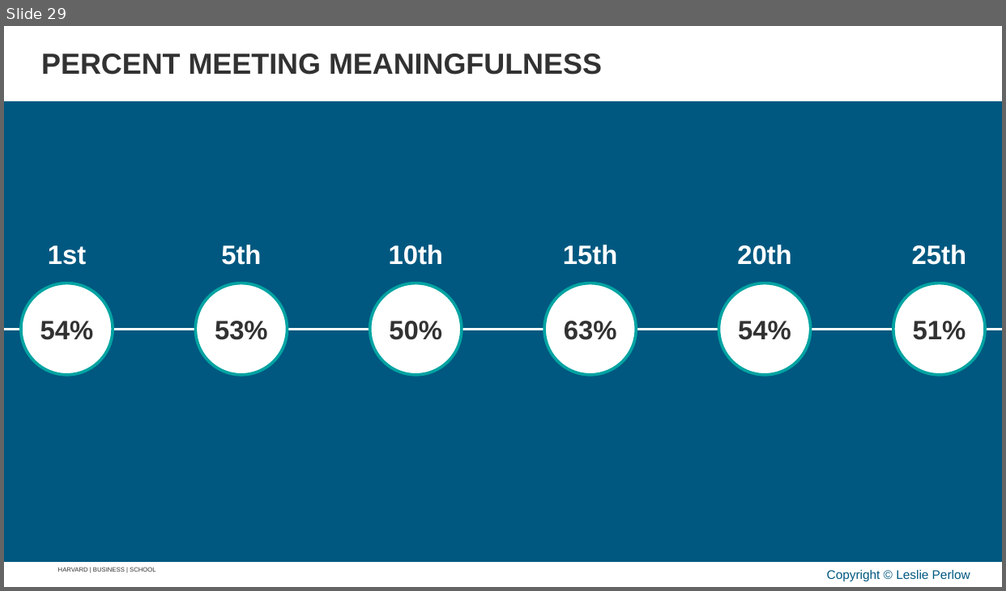
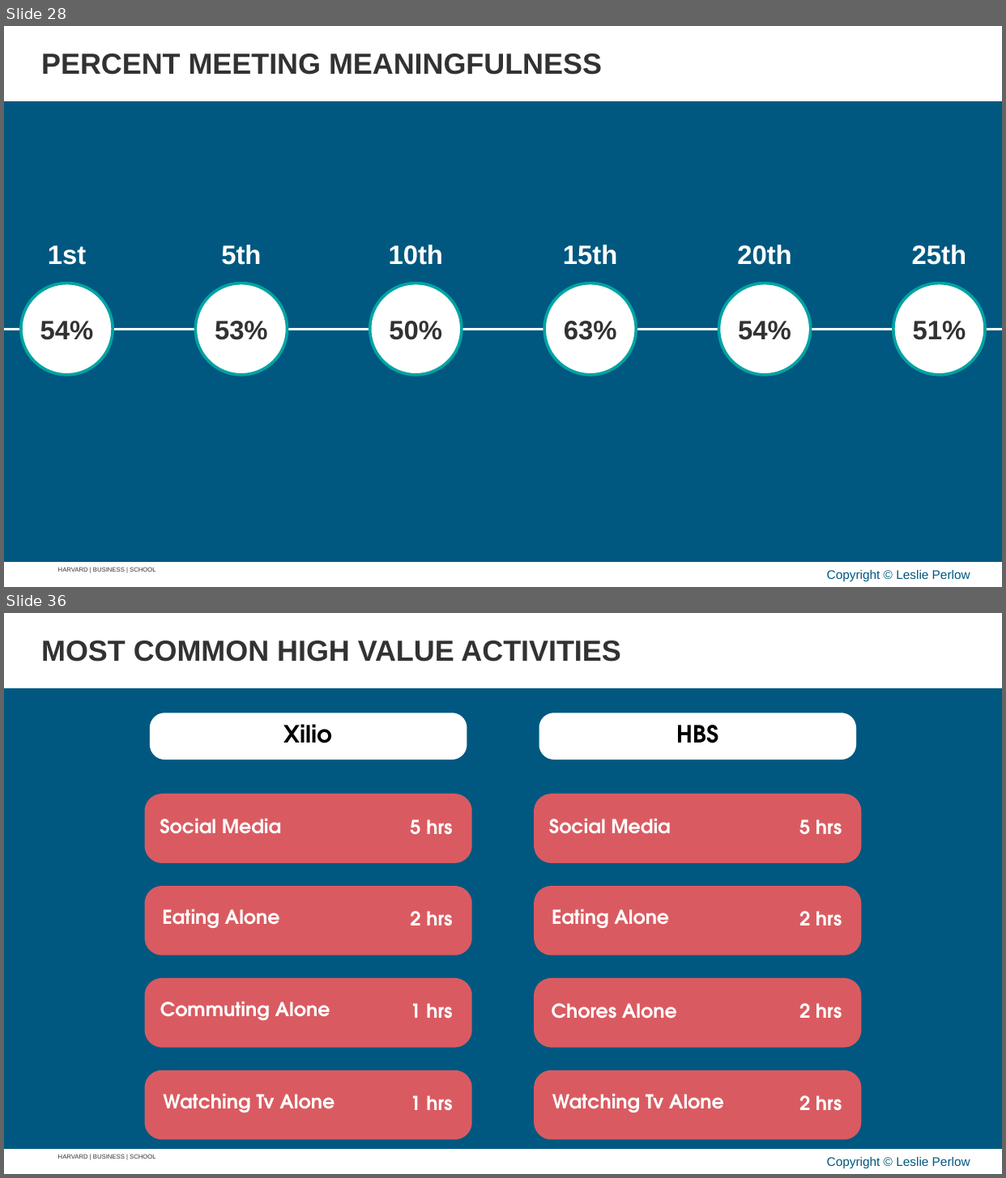
Before and after one commit to APPLITICS/lifematrix-deck-automation, a slide deck: outputs/generated_slides.pptx. Shown one above the other, each under a label of ours: slide 29 before the commit, slides 28 and 36 after it; the slides between them are not shown. The pictures are 1006x591 and 1006x1178 pixels, drawn with LibreOffice and Linux fonts; fonts in the diff are those of the drawing; background and template pictures are left out. Boxes give left, top, right and bottom in pixels: in the first picture for what was removed or moved away, otherwise in the second. Text is boxed around its words. In the diff, an @@ line names an element or a change of style, - is before the commit and + after.

Commit message:
feat: Add tile chart slide generator with focal and comparison modes
Supports dynamic circle sizing, label padding, and margin scaling based on number of activities and character width.

```diff
--- a/outputs/generated_slides.pptx
+++ b/outputs/generated_slides.pptx
@@ slide 36 added at (x1=4, y1=613, x2=1002, y2=1174), background #005880; not listed: 4 template elements that a slide beside it also shows @@
@@ text added at (x1=41, y1=641, x2=620, y2=662), 28 pt, text #323233, bold @@
+MOST COMMON HIGH VALUE ACTIVITIES
@@ group added at (x1=145, y1=713, x2=861, y2=1140): 18 texts, 10 freeform shapes @@
+Social Media
+Social Media
+Eating Alone
+Eating Alone
+Chores Alone
+Watching Tv Alone
+Commuting Alone
+Watching Tv Alone
+5 hrs
+5 hrs
+2 hrs
+2 hrs
+2 hrs
+2 hrs
+1 hrs
+1 hrs
+Xilio
+HBS
@@ what was slide 29 is now slide 28 @@
```
Also in this commit, not shown: 9 other slides added, 1 slide removed, 2 other files.
